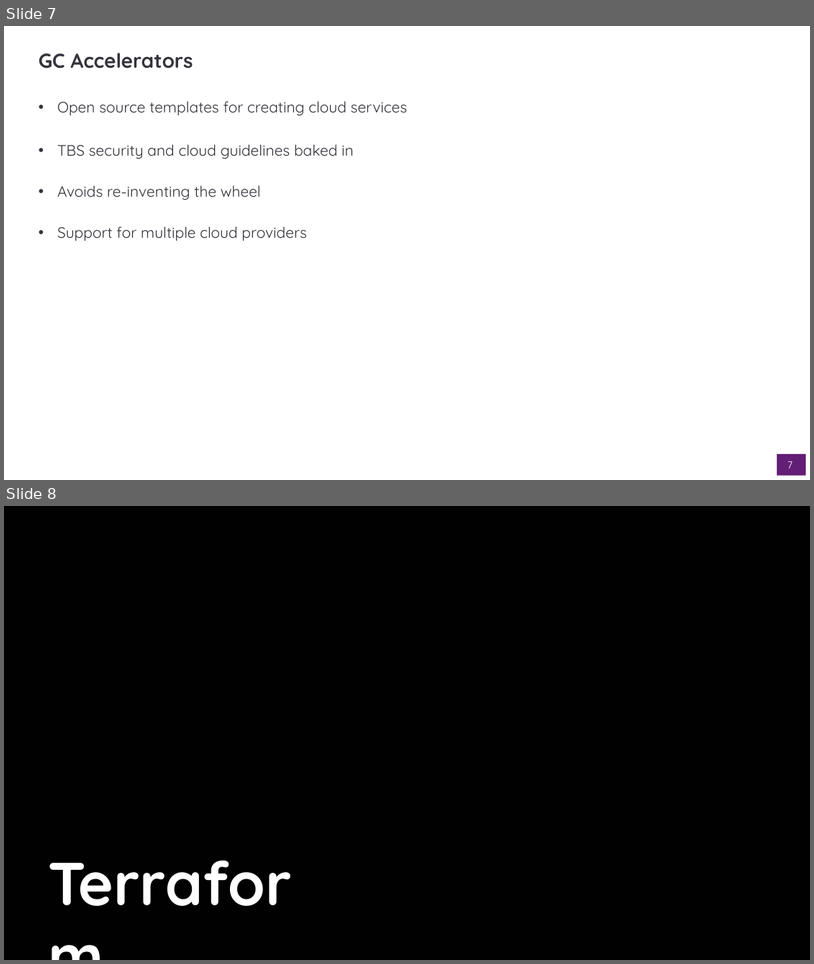
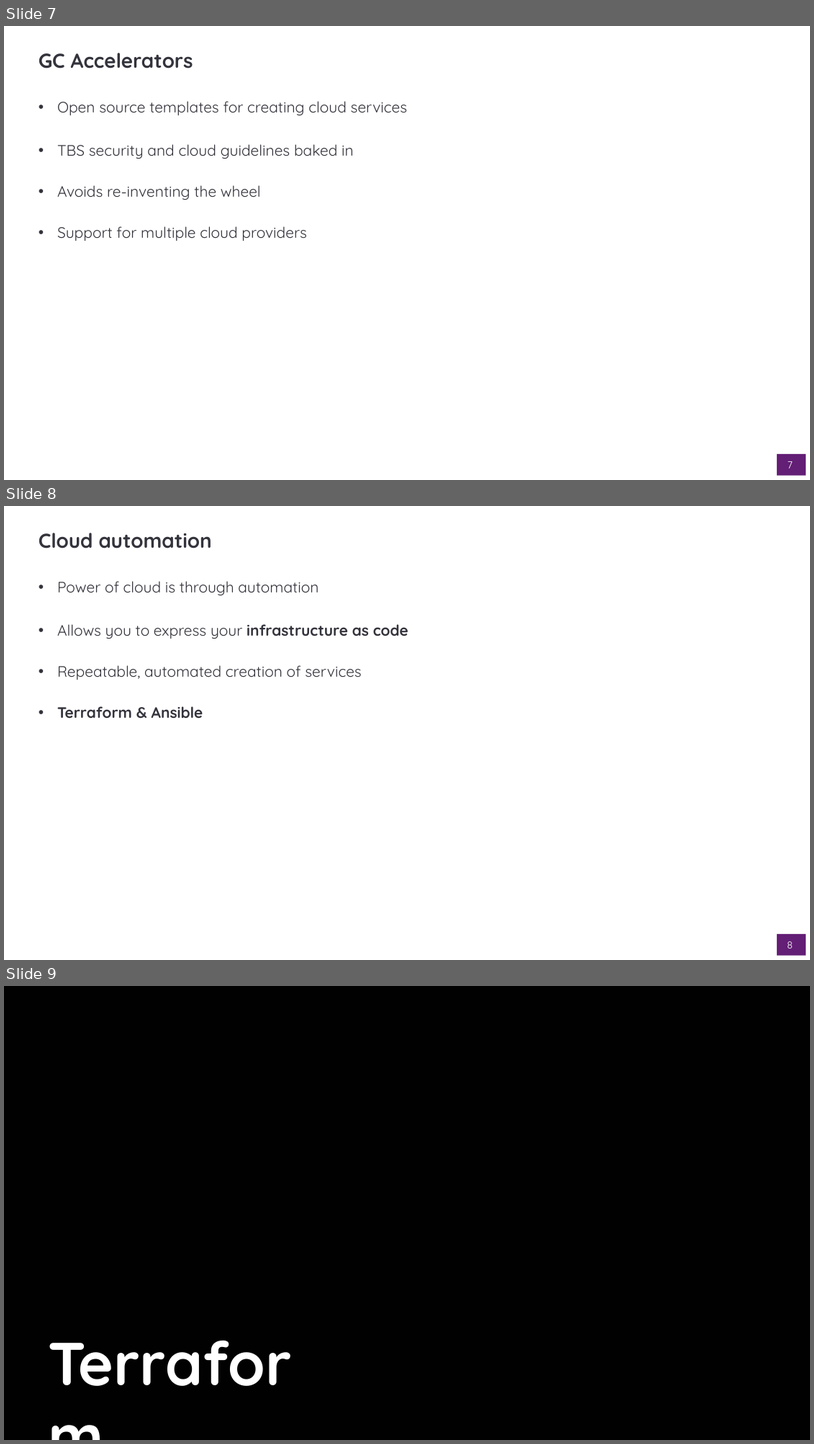
Before and after one commit to dto-btn/reading-material, a slide deck: presentations/dto-all-staff_2019-10-17.pptx. Shown one above the other, each under a label of ours: slides 7 and 8 before the commit, slides 7, 8 and 9 after it. The pictures are 814x964 and 814x1444 pixels, drawn with LibreOffice and Linux fonts; fonts in the diff are those of the drawing; background and template pictures are left out. Boxes give left, top, right and bottom in pixels: in the first picture for what was removed or moved away, otherwise in the second. Text is boxed around its words. In the diff, an @@ line names an element or a change of style, - is before the commit and + after.

```diff
--- a/presentations/dto-all-staff_2019-10-17.pptx
+++ b/presentations/dto-all-staff_2019-10-17.pptx
@@ slide 8 added at bbox=[4, 506, 810, 960], background #FFFFFF @@
@@ title added at bbox=[39, 533, 212, 548], 24 pt, text #33333C, bold @@
+Cloud automation
@@ text added at bbox=[57, 581, 409, 718], 18 pt, text #33333C @@
+• Power of cloud is through automation
+• Allows you to express your infrastructure as code
+• Repeatable, automated creation of services
+• Terraform & Ansible
@@ page number added at bbox=[777, 934, 806, 955], fill #631E75, 12 pt, text #FFFFFF @@
+8
@@ what was slide 8 is now slide 9 @@
```
Also in this commit, not shown: 5 slides changed.
